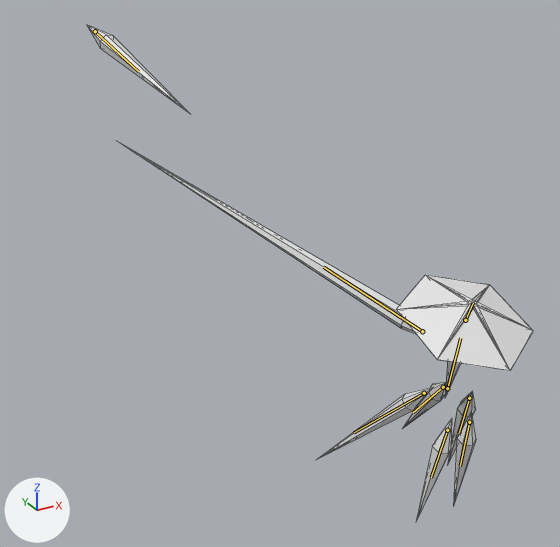
Two versions of the Blender file Enemies/Clarity.blend, one commit apart.
Before and after are seen from a camera (50 mm lens) standing at (-48.3, -52.0, 47.6) and looking at (-11.2, 15.5, 13.8). Every picture has the same lights, and +X, +Y and +Z are marked at lower left. The first picture is the older version. Both versions are drawn at frame 50 of the action 'SingleShotForward'; the numbers are the values there. The bones that bend it are drawn over the model as lines. Mesh edges are drawn as thin lines.

The first picture shows 'Arm', 'BackRight', 'FrontLeft', 'FrontRight', 'Hat', 'MiddleRight' and 3 more.
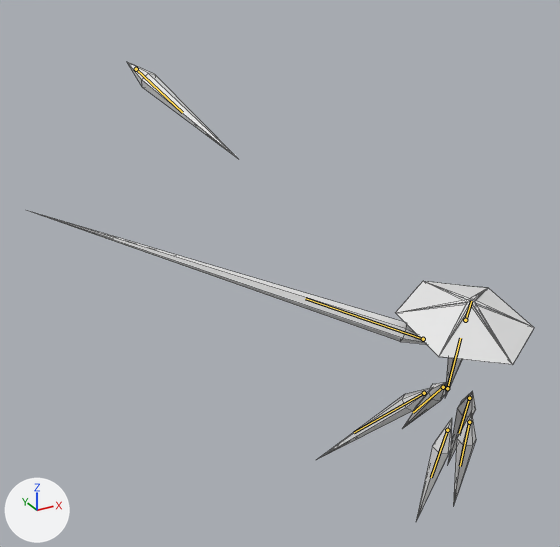
Diff of the bpy script that builds the scene:
```diff
--- a/Enemies/Clarity.blend.py
+++ b/Enemies/Clarity.blend.py
@@ bone_hat @@
 bone_hat = bpy.data.objects['Armature'].pose.bones['Hat']  # child of 'Center'
-bone_hat.rotation_quaternion = (0.996, 0.087, 0.0, 0.0)  # degrees (10, 0, 0)
+bone_hat.rotation_quaternion = (0.999, 0.027, 0.0, 0.0)  # degrees (3, 0, 0)
@@ bone_arm @@
 bone_arm = bpy.data.objects['Armature'].pose.bones['Arm']  # child of 'Center'
-bone_arm.location = (0.45, -2.06, -2.92)
-bone_arm.rotation_quaternion = (0.794, -0.522, 0.05, -0.307)  # degrees (-62, -14, -34)
+bone_arm.location = (0.9, -1.42, -1.83)
+bone_arm.rotation_quaternion = (0.816, -0.322, 0.045, -0.321)  # degrees (-40, -9, -40)
@@ bone_middle_r @@
 bone_middle_r = bpy.data.objects['Armature'].pose.bones['Middle.R']
-bone_middle_r.location = (27.92, -27.92, -39.35)
+bone_middle_r.location = (24.94, -25.33, -32.37)
```

Where the change shows, as pixel boxes [x1, y1, x2, y2] in the pictures (560 x 547 px):
'Hat', posed (12% shorter)
    before: [397, 275, 533, 371]
    after: [396, 281, 534, 365]
'Arm', posed (34% wider, 30% shorter)
    before: [120, 143, 416, 334]
    after: [30, 211, 426, 344]
'MiddleRight', posed (7% wider, 8% taller)
    before: [87, 25, 190, 114]
    after: [127, 62, 237, 158]
bone 'Hat', root to tip
    before: (465, 320) to (473, 303)
    after: (465, 320) to (471, 301)
bone 'Arm', root to tip
    before: (422, 331) to (323, 267)
    after: (423, 339) to (305, 298)
bone 'Middle.R', root to tip
    before: (95, 31) to (138, 71)
    after: (136, 69) to (182, 112)
